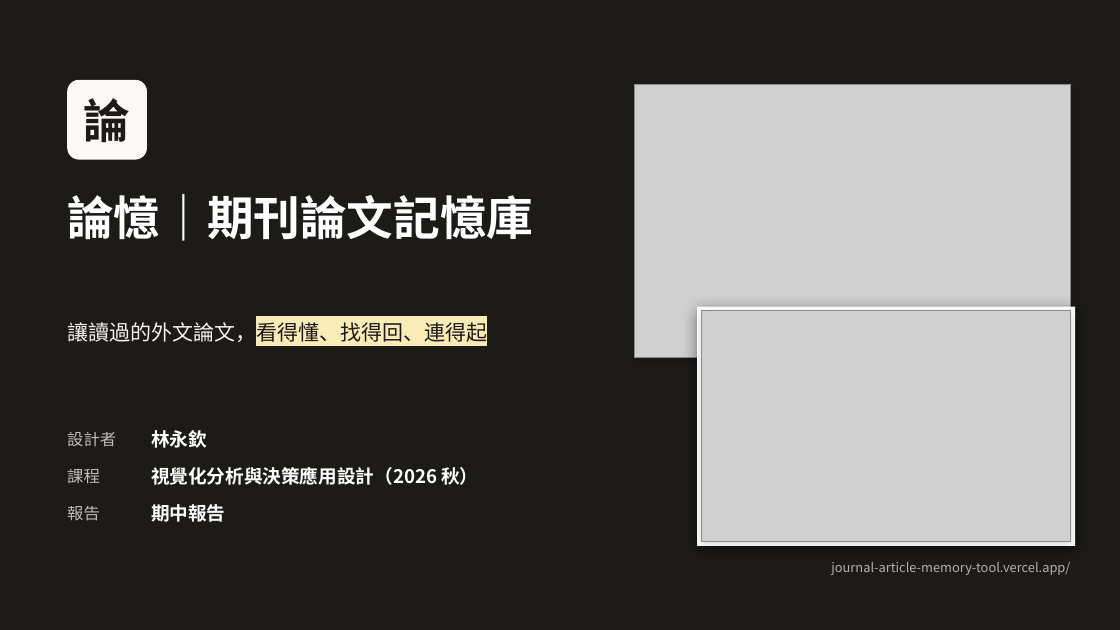
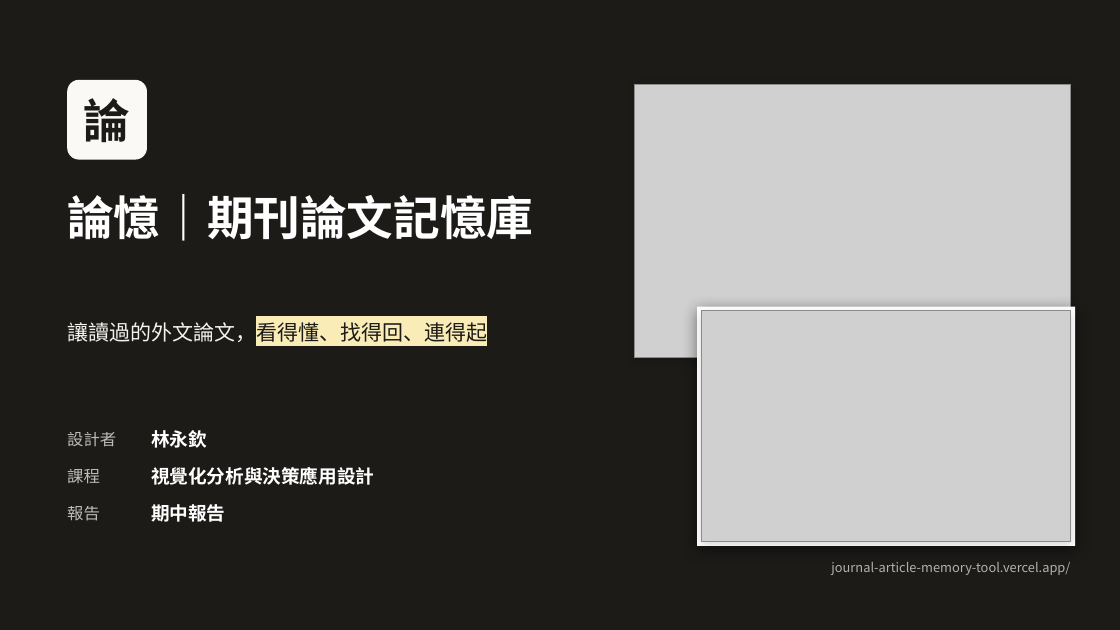
Before and after one commit to charleslin2003-prog/Journal-Article-Memory-Tool, a slide deck: slide 1 of docs/期中報告_論憶.pptx. Drawn at 1120x630 pixels with LibreOffice and Linux fonts; fonts in the diff are those of the drawing; grey boxes stand for pictures. Boxes give left, top, right and bottom in pixels: in the first picture for what was removed or moved away, otherwise in the second. Text is boxed around its words. In the diff, an @@ line names an element or a change of style, - is before the commit and + after.

```diff
--- a/docs/期中報告_論憶.pptx
+++ b/docs/期中報告_論憶.pptx
@@ text at (151,467,374,485): text changed @@
-視覺化分析與決策應用設計（2026 秋）
+視覺化分析與決策應用設計
```
Also in this commit, not shown: 5 other slides changed, 1 other file.
